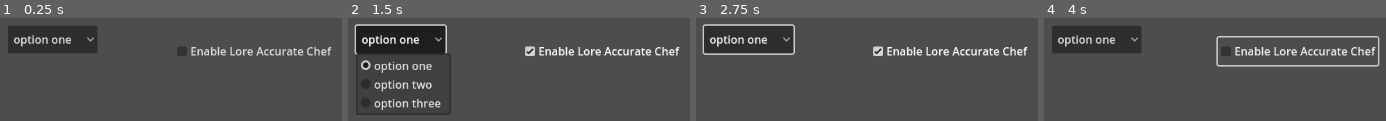
Above: before the commit, frames 1-4 (left to right).
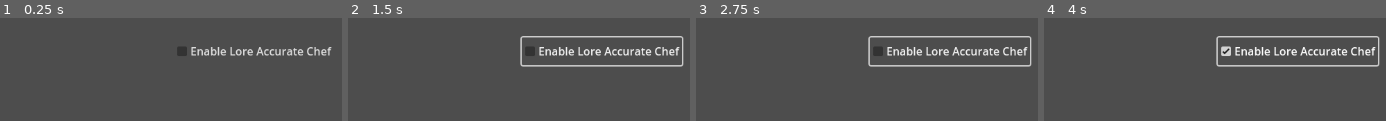
Above: after the commit, the same moments.

Repository: hoang-danny05/pizzagate
Game: Godot game, scene res://Globals/GUI/Settings.tscn
Two runs of this game, one before a commit and one after it. Both use one fixed random seed, a clock stepped at 60 frames per second and the inputs below. After the commit the project has no main scene; this scene is started directly in both runs.
Inputs (mouse positions are in pixels of both pictures, inside the frame that each line leads up to):
- Up to frame 1 (0.25 s): no input
- Up to frame 2 (1.5 s): click "Enable Lore Accurate Chef" at 0.5 s; click "option one" (after the commit: "Enable Lore Accurate Chef") at 1.25 s
- Up to frame 3 (2.75 s): move the mouse to (outside the picture) at 2.02 s; hold D (move_right) from 2.03 s (still down); tap F (equip_unequip) at 2.1 s; click (outside the picture) at 2.17 s
- Up to frame 4 (4 s): move the mouse to (outside the picture) at 2.77 s; release D (move_right) at 2.78 s; hold S (move_back) 2.78-3.53 s; tap F (equip_unequip) at 2.85, 3.6 s; click (outside the picture) at 2.92 s; move the mouse to (1358, 62) at 3.52 s; hold D (move_right) from 3.53 s (still down); click (1358, 62) at 3.67 s

The runs differ from the first frame. In frame 1, 6.6% of the frame differs, in the area x 2-29%, y 7-34%; in frame 2, 14%, in the area x 1-99%, y 5-95%; in frame 3, 10%; in frame 4, 6.9%.

Commit message:
feat(settings): Added a working settings menu that sends a signal to the player

Diff:
--- a/Assets/characters/character_body_3d.gd
+++ b/Assets/characters/character_body_3d.gd
@@ -14,9 +14,12 @@
 var has_double_jumped: bool = false
 var mouse_sens = 0.01
 
+var godmode = false
 
 func _ready():
+	# if a player exists, they will hold the input hostage.
 	Input.mouse_mode = Input.MOUSE_MODE_CAPTURED
+	GGS.setting_applied.connect(_on_setting_applied)
 
 func _unhandled_input(event: InputEvent) -> void:
 	if event is InputEventMouseMotion:
@@ -63,3 +66,17 @@
 	h_pivot.rotation.y -= motion.x * mouse_sens
 
 	body.rotation.y -= motion.x * mouse_sens
+
+# Take back control when settings are hiddenw
+func _on_settings_settings_hidden() -> void:
+	Input.mouse_mode = Input.MOUSE_MODE_CAPTURED
+
+
+func _on_setting_applied(setting : GGSSetting, value : Variant):
+	# if godmode is changed
+	if (is_instance_of(setting, SettingGameplayGodmode)):
+		godmode = value
+		if value:
+			print("Armando becomes god!")
+		else:
+			print("Armando temporarily returns to mortal form")
--- a/Globals/GUI/Settings.tscn
+++ b/Globals/GUI/Settings.tscn
@@ -1,21 +1,8 @@
-[gd_scene load_steps=7 format=3 uid="uid://ddh78pq4uiwe1"]
+[gd_scene load_steps=4 format=3 uid="uid://ddh78pq4uiwe1"]
 
 [ext_resource type="Script" uid="uid://bnnge2ppwtsb1" path="res://Globals/GUI/settings.gd" id="1_ypv10"]
-[ext_resource type="Script" uid="uid://drak6htjy3g7d" path="res://ggs/scripts/gameplay/godmode.gd" id="4_or8an"]
+[ext_resource type="Resource" uid="uid://1gyccq37u3gk" path="res://ggs/game_settings/godmode.tres" id="5_f4jdn"]
 [ext_resource type="PackedScene" uid="uid://bhkyf3l4ee800" path="res://ggs/components/checkbox/component_checkbox.tscn" id="7_qsdlf"]
-[ext_resource type="PackedScene" uid="uid://b7m6l0lvojrsj" path="res://ggs/components/option_list/component_option_list.tscn" id="9_5q0hf"]
-
-[sub_resource type="Resource" id="Resource_or8an"]
-script = ExtResource("4_or8an")
-section = "gameplay"
-default = false
-metadata/_custom_type_script = "uid://drak6htjy3g7d"
-
-[sub_resource type="Resource" id="Resource_f4jdn"]
-script = ExtResource("4_or8an")
-section = "gameplay"
-default = false
-metadata/_custom_type_script = "uid://drak6htjy3g7d"
 
 [node name="Settings" type="Control"]
 layout_mode = 3
@@ -32,27 +19,9 @@
 offset_top = 145.0
 offset_right = 527.0
 offset_bottom = 185.0
-setting = SubResource("Resource_or8an")
+setting = ExtResource("5_f4jdn")
 
 [node name="Btn" parent="Godmode" index="0"]
 text = "Enable Lore Accurate Chef"
 
-[node name="TestOptionList" parent="." instance=ExtResource("9_5q0hf")]
-layout_mode = 0
-offset_left = 248.0
-offset_top = 128.0
-offset_right = 288.0
-offset_bottom = 168.0
-setting = SubResource("Resource_f4jdn")
-
-[node name="Btn" parent="TestOptionList" index="0"]
-item_count = 3
-popup/item_0/text = "option one"
-popup/item_0/id = 0
-popup/item_1/text = "option two"
-popup/item_1/id = 1
-popup/item_2/text = "option three"
-popup/item_2/id = 2
-
 [editable path="Godmode"]
-[editable path="TestOptionList"]
--- a/Globals/GUI/settings.gd
+++ b/Globals/GUI/settings.gd
@@ -1,13 +1,19 @@
 extends Control
 
+# The global settings class.
+# Literally just controls what you do when you open and close settings.
+signal settings_hidden
 
-# Called when the node enters the scene tree for the first time.
 func _ready() -> void:
-	pass # Replace with function body.
+	if visible:
+		Input.mouse_mode = Input.MOUSE_MODE_VISIBLE
 
 
-# Called every frame. 'delta' is the elapsed time since the previous frame.
+# yeah.
 func _process(_delta: float) -> void:
 	if (Input.is_action_just_pressed("ui_toggle")):
 		visible = ! visible;
-	pass
+		if visible:
+			Input.mouse_mode = Input.MOUSE_MODE_VISIBLE
+		else:
+			settings_hidden.emit()
--- a/Levels/Level1/level1.tscn
+++ b/Levels/Level1/level1.tscn
@@ -1,6 +1,7 @@
-[gd_scene load_steps=6 format=3 uid="uid://pxfy54hyx0n7"]
+[gd_scene load_steps=7 format=3 uid="uid://pxfy54hyx0n7"]
 
 [ext_resource type="PackedScene" uid="uid://l4bbje65tsio" path="res://Assets/characters/Armando.tscn" id="1_afh44"]
+[ext_resource type="PackedScene" uid="uid://ddh78pq4uiwe1" path="res://Globals/GUI/Settings.tscn" id="2_ut2bn"]
 
 [sub_resource type="StandardMaterial3D" id="StandardMaterial3D_afh44"]
 albedo_color = Color(0.080783345, 0.080783345, 0.0807833, 1)
@@ -41,3 +42,6 @@
 transform = Transform3D(1, 0, 0, 0, 1, 0, 0, 0, 1, -10.451071, 2.0169616, 0)
 use_collision = true
 size = Vector3(3, 3, 3)
+
+[node name="Settings" parent="." instance=ExtResource("2_ut2bn")]
+visible = false
--- a/ggs/scripts/display/setting_display_mode.gd
+++ b/ggs/scripts/display/setting_display_mode.gd
@@ -1,6 +1,6 @@
 @tool
 extends GGSSetting
-class_name SettingDisplayModetest
+class_name SettingDisplayMode
 ## Changes display mode between fullscreen, borderless, and windowed.
 
 ## A setting that can handle window size. Used to set the game window to the correct size after its state changes.
--- a/ggs/scripts/gameplay/godmode.gd
+++ b/ggs/scripts/gameplay/godmode.gd
@@ -1,7 +1,6 @@
 @tool
 extends GGSSetting
 class_name SettingGameplayGodmode
-signal godModeActivated
 ## Changes display mode between fullscreen, borderless, and windowed.
 
 ## A setting that can handle window size. Used to set the game window to the correct size after its state changes.
@@ -16,6 +15,6 @@
 	section = "gameplay"
 
 
-func apply(god_mode: int) -> void:
-	print("God Mode Updated to: ", god_mode)
-	godModeActivated.emit(god_mode)
+func apply(god_mode: bool) -> void:
+	#print("God Mode Updated to: ", god_mode)
+	pass
--- a/project.godot
+++ b/project.godot
@@ -15,7 +15,6 @@
 [application]
 
 config/name="pizzagate"
-run/main_scene="uid://ddh78pq4uiwe1"
 config/features=PackedStringArray("4.5", "GL Compatibility")
 config/icon="res://icon.svg"
 
@@ -71,6 +70,7 @@
 ui_toggle={
 "deadzone": 0.2,
 "events": [Object(InputEventKey,"resource_local_to_scene":false,"resource_name":"","device":-1,"window_id":0,"alt_press …(195 unchanged characters)…
+, Object(InputEventKey,"resource_local_to_scene":false,"resource_name":"","device":-1,"window_id":0,"alt_pressed":false,"shift_pressed":false,"ctrl_pressed":false,"meta_pressed":false,"pressed":false,"keycode":0,"physical_keycode":78,"key_label":0,"unicode":110,"location":0,"echo":false,"script":null)
 ]
 }
 
